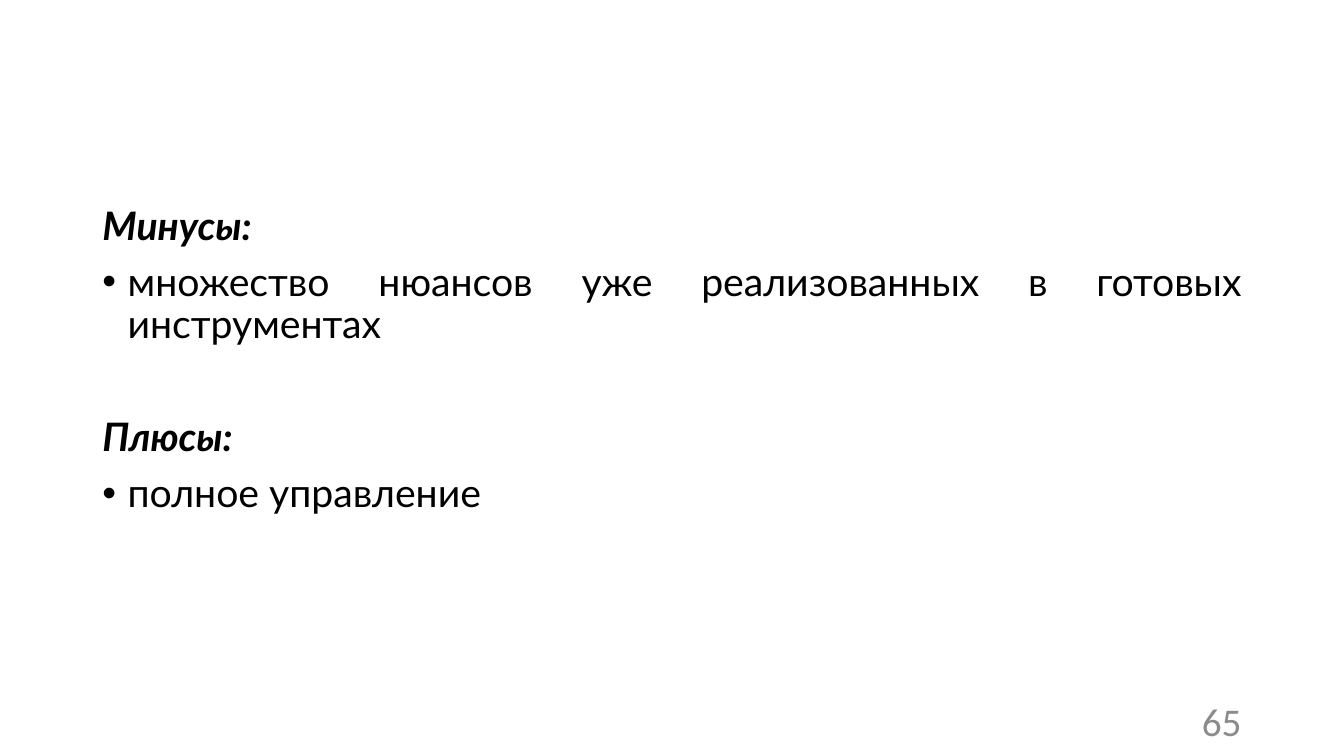
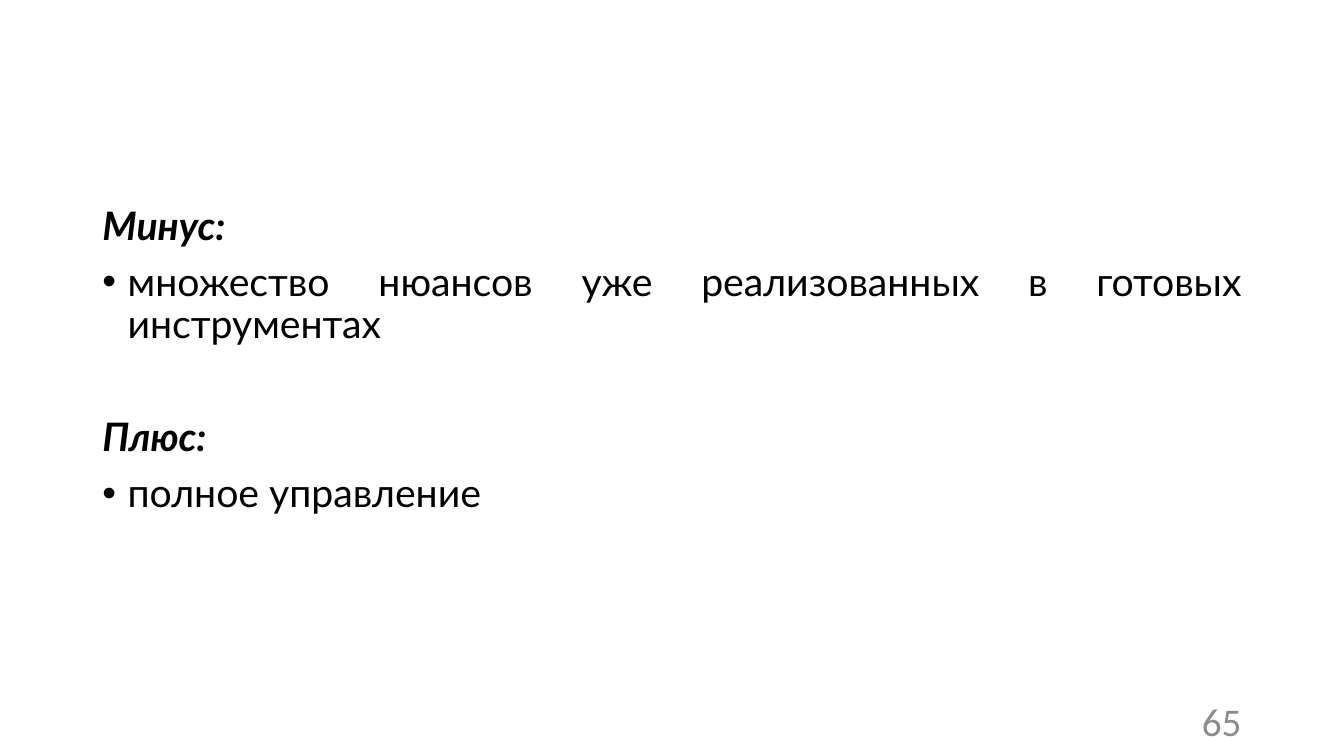
Before and after one commit to Sa1Gur/DbTest.Containers, a slide deck: slide 65 of DbaseTesting.pptx. Drawn at 1344x756 pixels with LibreOffice and Linux fonts; fonts in the diff are those of the drawing; background and template pictures are left out. Boxes give left, top, right and bottom in pixels: in the first picture for what was removed or moved away, otherwise in the second. Text is boxed around its words. In the diff, an @@ line names an element or a change of style, - is before the commit and + after.

```diff
--- a/DbaseTesting.pptx
+++ b/DbaseTesting.pptx
@@ text at box(102, 211, 225, 247): text changed @@
-Минусы:
+Минус:
@@ text at box(102, 422, 206, 452): text changed @@
-Плюсы:
+Плюс:
```
Also in this commit, not shown: 3 other slides changed, 1 other file.
